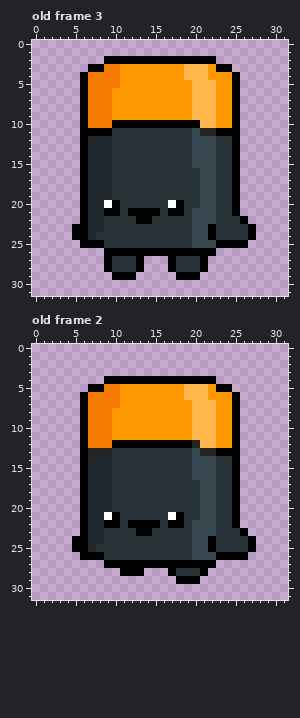
Pixel-art file -- game/assets/player/player.aseprite. This is how it looked before the edit.
32x32 pixels, 4 frames. Colours within 5 levels of each other are drawn and written as one. Shown: old frame 3, old frame 2. The commit also changed other frames, which this record leaves out.
After the commit:
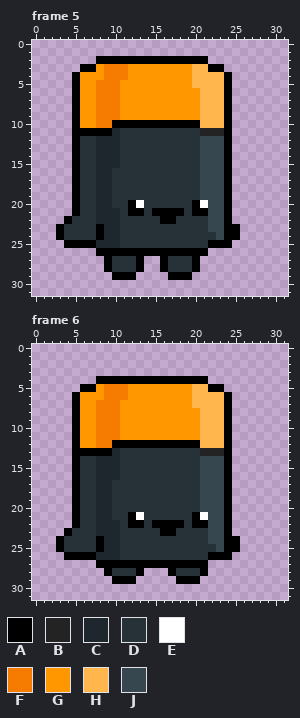
Palette (. is transparent): A #000000  B #242323  C #1d272d  D #263238  E #ffffff  F #f57c00  G #ff9800  H #ffb74d  J #37474f
A new or re-ordered frame is compared with the old frame closest to it.
Changes in this commit:
frames 4 -> 15
layer "player_front_looking_right" now shown
layer "player_front_looking_left" removed
--- frame 5 is new; against old frame 3
@@ x 0..31 @@
  1 ................................
- 2 .........AAAAAAAAAAAAAA.........
- 3 .......AAFFGGGGGGGGHHHGAA.......
- 4 ......AFFFFGGGGGGGGHHHGGGA......
- 5 ......AFFFFGGGGGGGGGHHHGGA......
- 6 ......AFFFGGGGGGGGGGHHHGGA......
- 7 ......AFFFGGGGGGGGGGHHHGGA......
- 8 ......AFFFGGGGGGGGGGHHHGGA......
- 9 ......AFFFGGGGGGGGGGHHHGGA......
-10 ......AFFFAAAAAAAAAAAHHGGA......
-11 ......AAAADDDDDDDDDDJBBAAA......
-12 ......ACCCDDDDDDDDDDJJJDDA......
-13 ......ACCCDDDDDDDDDDJJJDDA......
-14 ......ACCCDDDDDDDDDDJJJDDA......
-15 ......ACCCDDDDDDDDDDJJJDDA......
-16 ......ACCCDDDDDDDDDDDJJDDA......
-17 ......ACCCDDDDDDDDDDDJJDDA......
-18 ......ACCCDDDDDDDDDDDJJDDA......
-19 ......ACCCDDDDDDDDDDDJJDDA......
-20 ......ACCEADDDDDDEADDJJDDA......
-21 ......ACCAADAAAADAADJJJDDA......
-22 ......ACCDDDDAADDDDDJJJDDDA.....
-23 .....AACCDDDDDDDDDDDJJADDDDA....
-24 .....AACDDDDDDDDDDDDJJADDDDA....
-25 ......AAADDDDDDDDDDDJJJAAAA.....
-26 .........AAAAAAAAAAAAAA.........
-27 .........ADDDA...ADDDA..........
-28 .........ADDDA...ADDDA..........
-29 ..........AAA.....AAA...........
+ 2 ........AAAAAAAAAAAAAA..........
+ 3 ......AAGFFFGGGGGGGGHHAA........
+ 4 .....AGGGFFFGGGGGGGGHHHHA.......
+ 5 .....AGGFFFGGGGGGGGGHHHHA.......
+ 6 .....AGGFFFGGGGGGGGGGHHHA.......
+ 7 .....AGGFFFGGGGGGGGGGHHHA.......
+ 8 .....AGGFFFGGGGGGGGGGHHHA.......
+ 9 .....AGGFFFGGGGGGGGGGHHHA.......
+10 .....AGGFFAAAAAAAAAAAHHHA.......
+11 .....AAAAACDDDDDDDDDDBBBA.......
+12 .....ADDCCCDDDDDDDDDDJJJA.......
+13 .....ADDCCCDDDDDDDDDDJJJA.......
+14 .....ADDCCCDDDDDDDDDDJJJA.......
+15 .....ADDCCCDDDDDDDDDDJJJA.......
+16 .....ADDCCDDDDDDDDDDDJJJA.......
+17 .....ADDCCDDDDDDDDDDDJJJA.......
+18 .....ADDCCDDDDDDDDDDDJJJA.......
+19 .....ADDCCDDDDDDDDDDDJJJA.......
+20 .....ADDCCDDAEDDDDDDAEJJA.......
+21 .....ADDCCCDAADAAAADAAJJA.......
+22 ....ADDDCCCDDDDDAADDDDJJA.......
+23 ...ADDDDACCDDDDDDDDDDDJJAA......
+24 ...ADDDDACCDDDDDDDDDDDDJAA......
+25 ....AAAACCCDDDDDDDDDDDAAA.......
+26 ........AAAAAAAAAAAAAA..........
+27 .........ADDDA..ADDDA...........
+28 .........ADDDA..ADDDA...........
+29 ..........AAA....AAA............
 30 ................................
--- frame 6 is new; against old frame 2
@@ x 0..31 @@
  3 ................................
- 4 .........AAAAAAAAAAAAAA.........
- 5 .......AAFFGGGGGGGGHHHGAA.......
- 6 ......AFFFFGGGGGGGGHHHGGGA......
- 7 ......AFFFFGGGGGGGGGHHHGGA......
- 8 ......AFFFGGGGGGGGGGHHHGGA......
- 9 ......AFFFGGGGGGGGGGHHHGGA......
-10 ......AFFFGGGGGGGGGGHHHGGA......
-11 ......AFFFGGGGGGGGGGHHHGGA......
-12 ......AFFFAAAAAAAAAABHHGGA......
-13 ......ABBBDDDDDDDDDDJBBAAA......
-14 ......ACCCDDDDDDDDDDJJJDDA......
-15 ......ACCCDDDDDDDDDDJJJDDA......
-16 ......ACCCDDDDDDDDDDJJJDDA......
-17 ......ACCCDDDDDDDDDDDJJDDA......
-18 ......ACCCDDDDDDDDDDDJJDDA......
-19 ......ACCCDDDDDDDDDDDJJDDA......
-20 ......ACCCDDDDDDDDDDDJJDDA......
-21 ......ACCEADDDDDDEADDJJDDA......
-22 ......ACCAADAAAADAADJJJDDA......
-23 ......ACCDDDDAADDDDDJJJDDDA.....
-24 .....AACCDDDDDDDDDDDJJADDDDA....
-25 .....AACDDDDDDDDDDDDJJADDDDA....
-26 ......AAADDDDDDDDDDDJJJAAAA.....
-27 .........AAAAAAAAAAAAAA.........
-28 ...........AAA...ADDDA..........
-29 ..................AAA...........
+ 4 ........AAAAAAAAAAAAAA..........
+ 5 ......AAGFFFGGGGGGGGHHAA........
+ 6 .....AGGGFFFGGGGGGGGHHHHA.......
+ 7 .....AGGFFFGGGGGGGGGHHHHA.......
+ 8 .....AGGFFFGGGGGGGGGGHHHA.......
+ 9 .....AGGFFFGGGGGGGGGGHHHA.......
+10 .....AGGFFFGGGGGGGGGGHHHA.......
+11 .....AGGFFFGGGGGGGGGGHHHA.......
+12 .....AGGFFAAAAAAAAAAAHHHA.......
+13 .....AAAAACDDDDDDDDDDBBBA.......
+14 .....ADDCCCDDDDDDDDDDJJJA.......
+15 .....ADDCCCDDDDDDDDDDJJJA.......
+16 .....ADDCCCDDDDDDDDDDJJJA.......
+17 .....ADDCCDDDDDDDDDDDJJJA.......
+18 .....ADDCCDDDDDDDDDDDJJJA.......
+19 .....ADDCCDDDDDDDDDDDJJJA.......
+20 .....ADDCCDDDDDDDDDDDJJJA.......
+21 .....ADDCCDDAEDDDDDDAEJJA.......
+22 .....ADDCCCDAADAAAADAAJJA.......
+23 ....ADDDCCCDDDDDAADDDDJJA.......
+24 ...ADDDDACCDDDDDDDDDDDJJAA......
+25 ...ADDDDACCDDDDDDDDDDDDJAA......
+26 ....AAAACCCDDDDDDDDDDDAAA.......
+27 ........AAAAAAAAAAAAAA..........
+28 .........ADDDA...ADDDA..........
+29 ..........AAA.....AAA...........
 30 ................................
